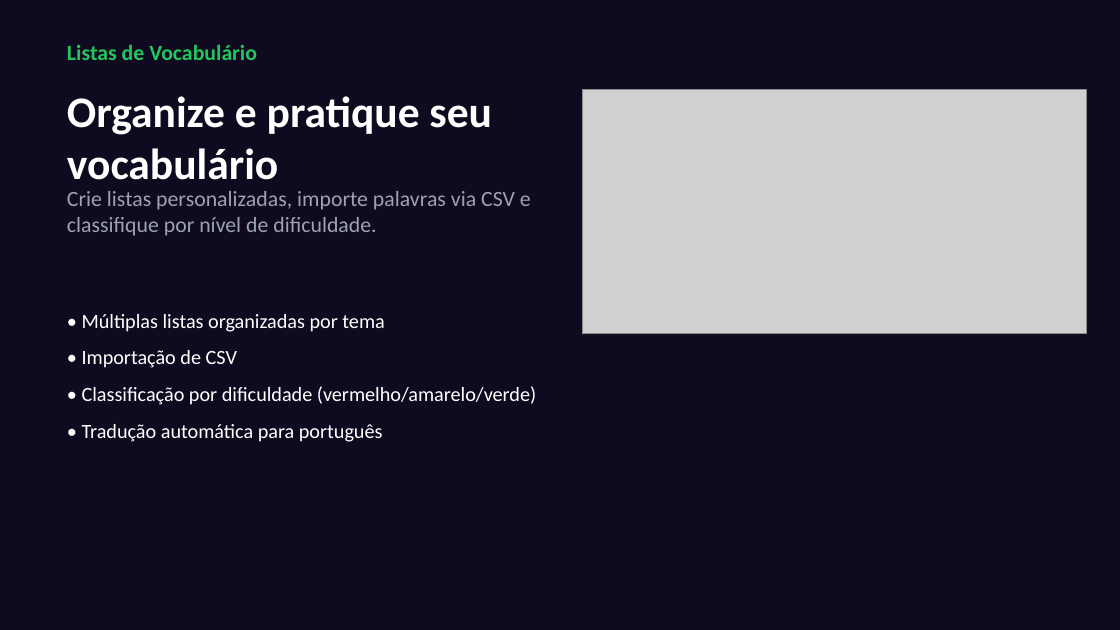
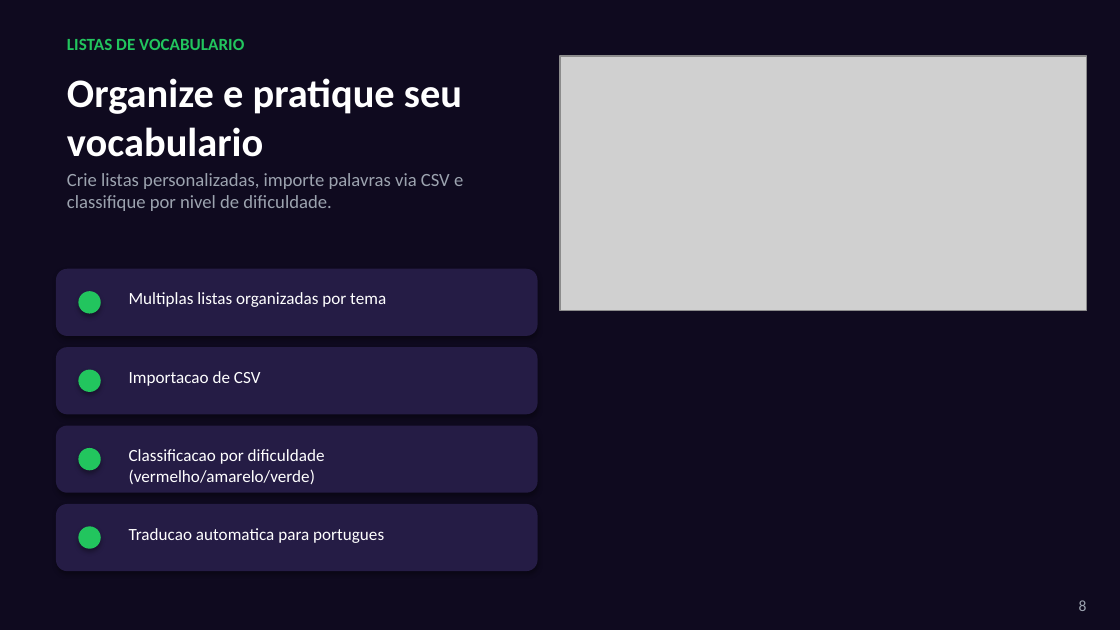
Before and after one commit to ImmoNeural/Correctmemycleverbot, a slide deck: slide 8 of CorrectMe_Apresentacao.pptx (slide 6 before the commit). Drawn at 1120x630 pixels with LibreOffice and Linux fonts; fonts in the diff are those of the drawing; grey boxes stand for pictures. Boxes give left, top, right and bottom in pixels: in the first picture for what was removed or moved away, otherwise in the second. Text is boxed around its words. In the diff, an @@ line names an element or a change of style, - is before the commit and + after.

```diff
--- a/CorrectMe_Apresentacao.pptx
+++ b/CorrectMe_Apresentacao.pptx
@@ text at bbox=[67, 39, 244, 50]: text changed; size 14 to 11 pt @@
-Listas de Vocabulário
+LISTAS DE VOCABULARIO
@@ picture: place and size @@
-picture at bbox=[582, 90, 1086, 334]
+picture at bbox=[560, 56, 1086, 311]
@@ text at bbox=[67, 78, 462, 157]: text changed; size 28 to 26 pt @@
-Organize e pratique seu vocabulário
+Organize e pratique seu vocabulario
@@ text at bbox=[67, 173, 463, 211]: text changed; size 14 to 12 pt @@
-Crie listas personalizadas, importe palavras via CSV e classifique por nível de dificuldade.
+Crie listas personalizadas, importe palavras via CSV e classifique por nivel de dificuldade.
@@ rounded rectangle added at bbox=[56, 269, 538, 336], fill #251C45 @@
@@ ellipse added at bbox=[78, 291, 101, 314], fill #22C55E @@
@@ text added at bbox=[129, 292, 386, 307], 11 pt, text #FFFFFF @@
+Multiplas listas organizadas por tema
@@ rounded rectangle added at bbox=[56, 347, 538, 414], fill #251C45 @@
@@ ellipse added at bbox=[78, 370, 101, 392], fill #22C55E @@
@@ text added at bbox=[129, 371, 261, 386], 11 pt, text #FFFFFF @@
+Importacao de CSV
@@ rounded rectangle added at bbox=[56, 426, 538, 493], fill #251C45 @@
@@ ellipse added at bbox=[78, 448, 101, 470], fill #22C55E @@
@@ text at bbox=[129, 449, 325, 484]: text changed; size 13 to 11 pt @@
-• Múltiplas listas organizadas por tema
-• Importação de CSV
-• Classificação por dificuldade (vermelho/amarelo/verde)
-• Tradução automática para português
+Classificacao por dificuldade (vermelho/amarelo/verde)
@@ rounded rectangle added at bbox=[56, 504, 538, 571], fill #251C45 @@
@@ ellipse added at bbox=[78, 526, 101, 549], fill #22C55E @@
@@ text added at bbox=[129, 528, 384, 543], 11 pt, text #FFFFFF @@
+Traducao automatica para portugues
@@ text added at bbox=[1079, 600, 1087, 611], 10 pt, text #9CA3AF @@
+8
```
Also in this commit, not shown: 6 other slides changed, 8 slides added, 4 slides removed, 1 other file.
